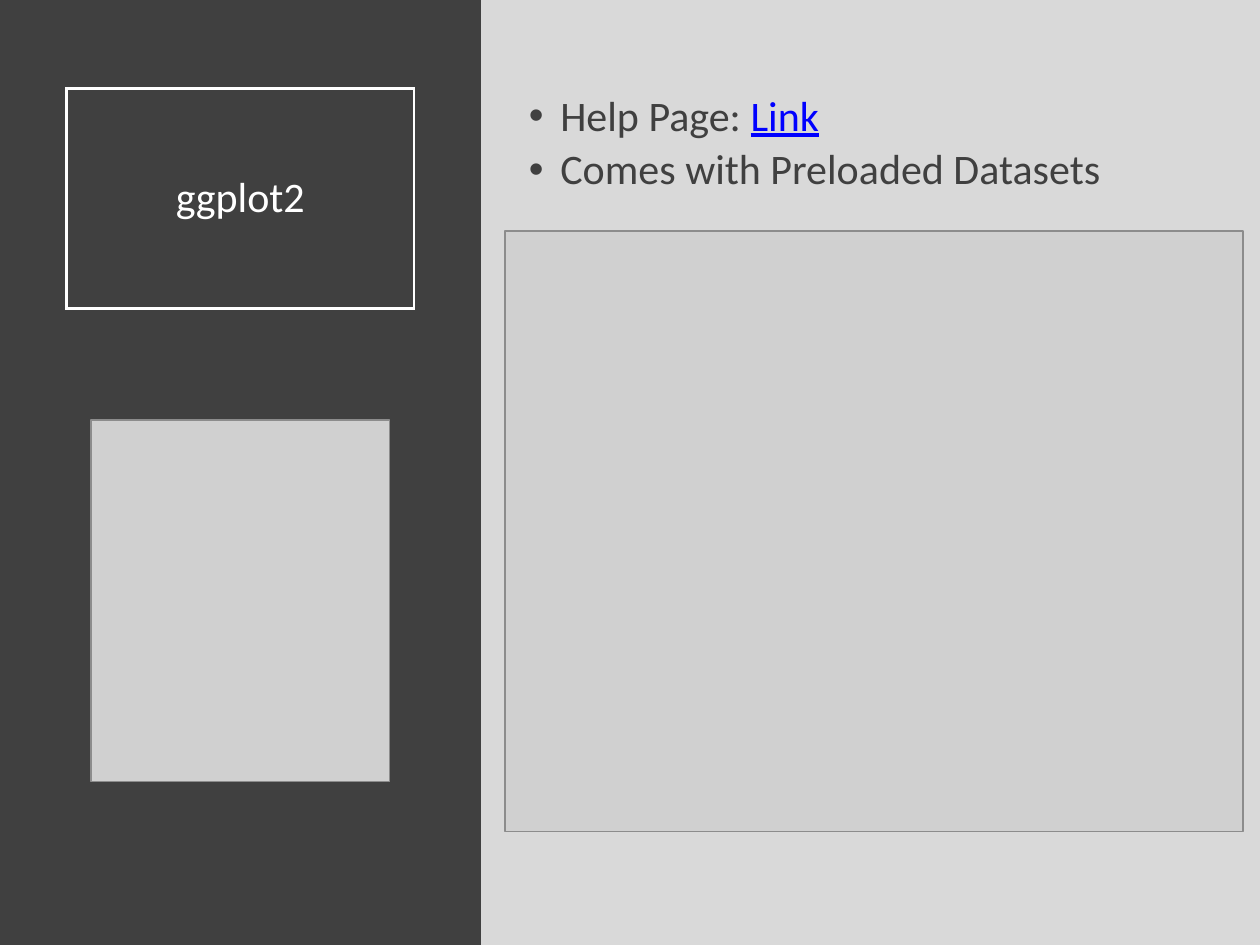
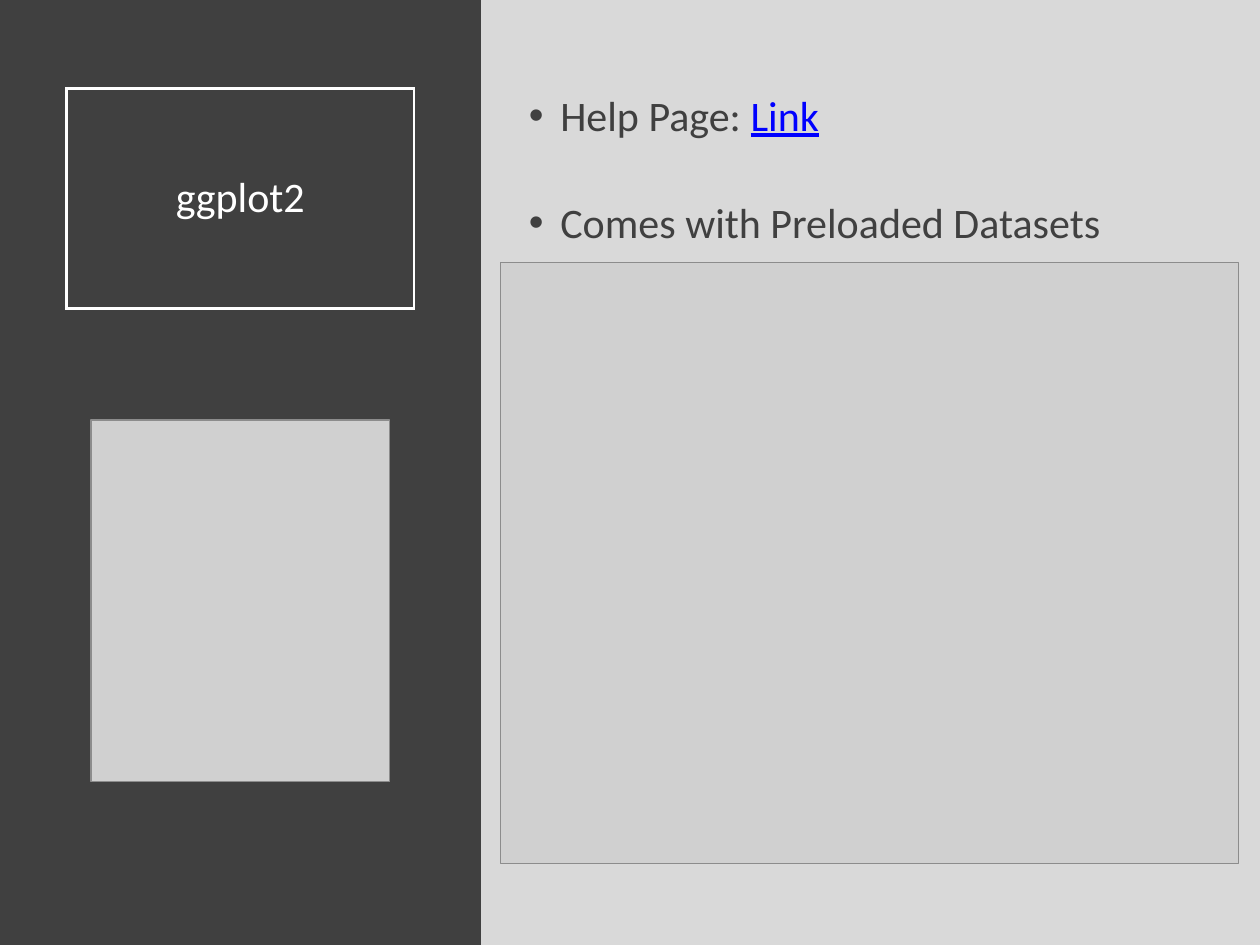
Before and after one commit to Yixf-Self/STOR320_WEBSITE, a slide deck: slide 5 of Lecture/Lecture 2/Lecture 2.pptx (slide 6 before the commit). Drawn at 1260x945 pixels with LibreOffice and Linux fonts; fonts in the diff are those of the drawing; grey boxes stand for pictures. Boxes give left, top, right and bottom in pixels: in the first picture for what was removed or moved away, otherwise in the second. Text is boxed around its words. In the diff, an @@ line names an element or a change of style, - is before the commit and + after.

```diff
--- a/Lecture/Lecture 2/Lecture 2.pptx
+++ b/Lecture/Lecture 2/Lecture 2.pptx
@@ text "Help Page: Link" rewrapped from (560,102,1100,185) to (560,102,1100,239) @@
@@ picture: place and size @@
-picture at (505,231,1244,832)
+picture at (500,262,1239,863)
```
Also in this commit, not shown: 5 other slides changed, 1 slide added, 1 slide removed, 6 other files.
